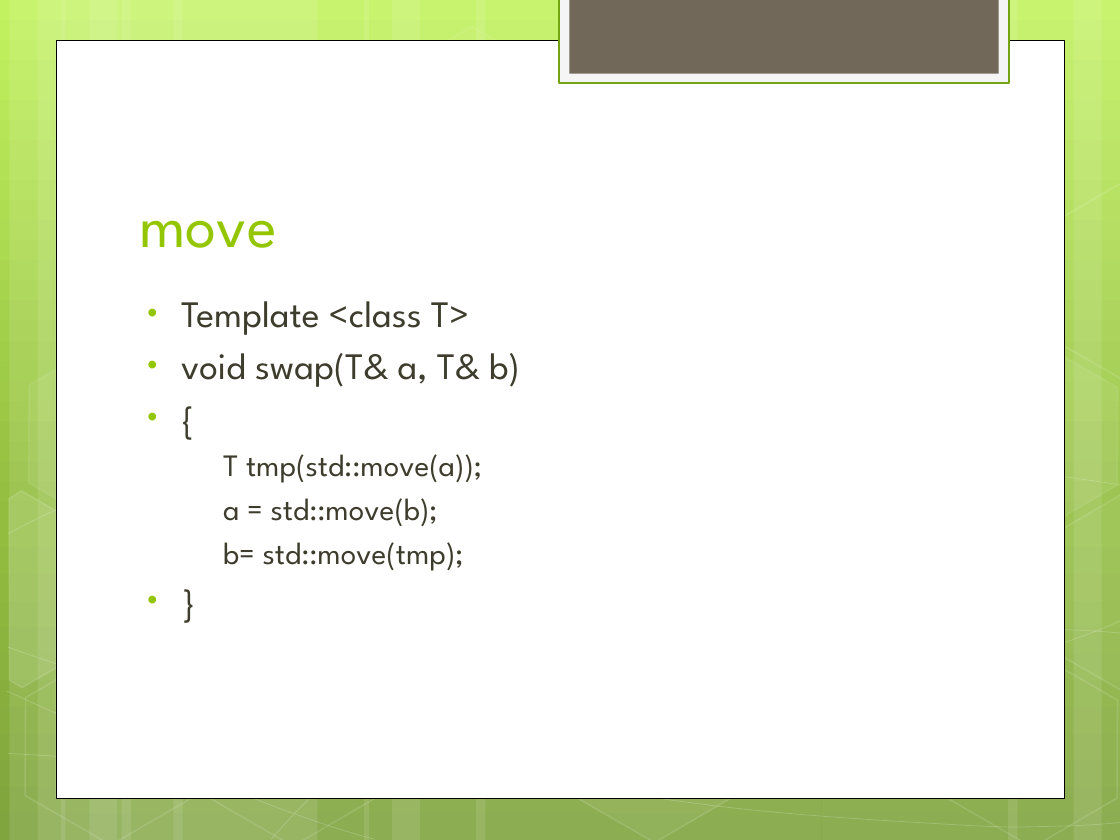
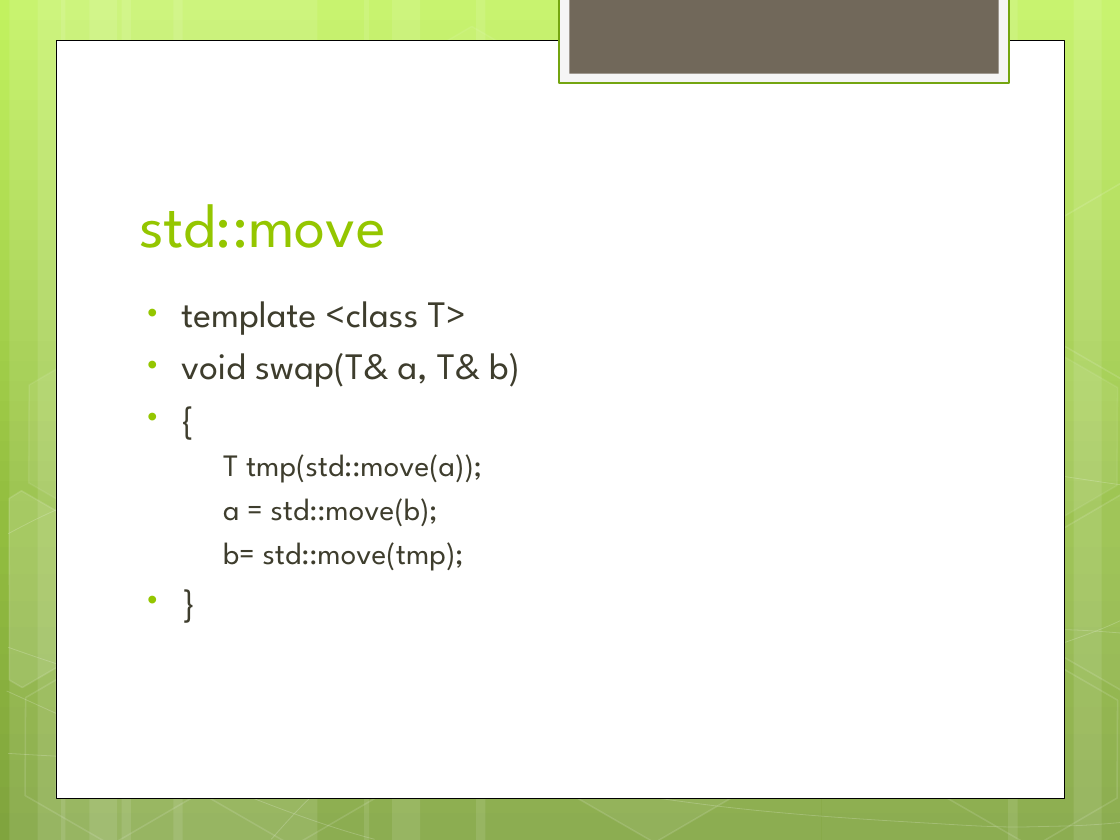
Before and after one commit to war10ck-efz/cpplearning, a slide deck: slide 7 of doc/c++11learning.pptx. Drawn at 1120x840 pixels with LibreOffice and Linux fonts; fonts in the diff are those of the drawing. Boxes give left, top, right and bottom in pixels: in the first picture for what was removed or moved away, otherwise in the second. Text is boxed around its words. In the diff, an @@ line names an element or a change of style, - is before the commit and + after.

```diff
--- a/doc/c++11learning.pptx
+++ b/doc/c++11learning.pptx
@@ title at (139,204,386,248): text changed @@
-move
+std::move
@@ text at (181,301,466,335): text changed @@
-• Template <class T>
+• template <class T>
```
Also in this commit, not shown: 8 other slides changed, 2 slides added, 1 slide removed.
